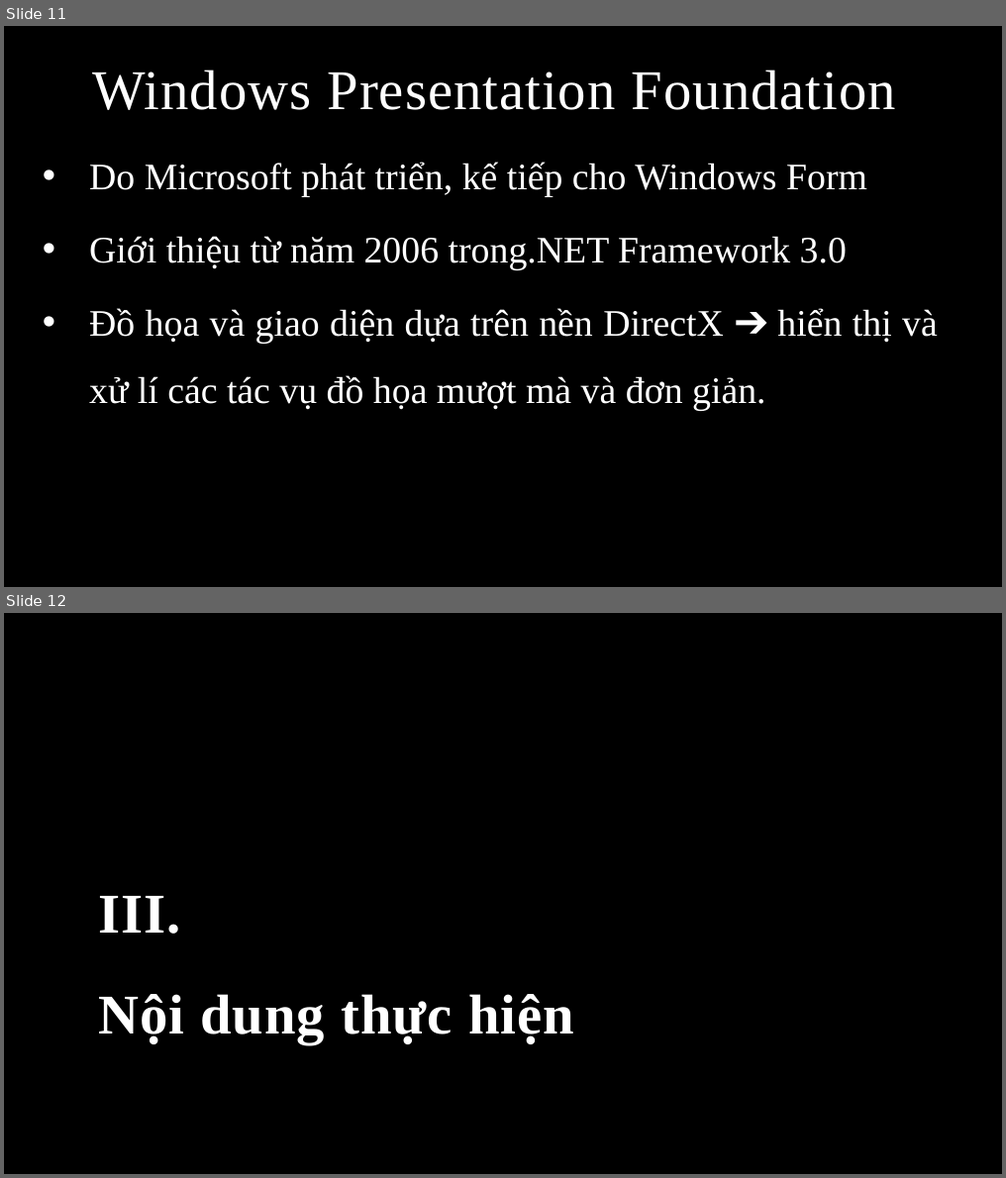
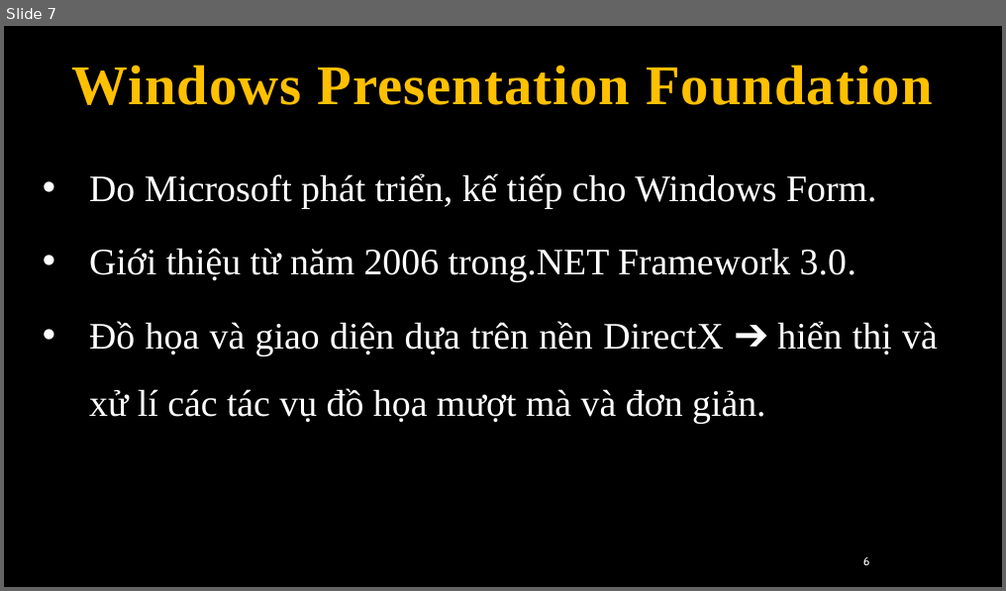
Before and after one commit to hqhoangvuong/DoAn1_CNTT, a slide deck: BaoCao.pptx. Shown one above the other, each under a label of ours: slides 11 and 12 before the commit, slide 7 after it. The pictures are 1006x1178 and 1006x591 pixels, drawn with LibreOffice and Linux fonts; fonts in the diff are those of the drawing; background and template pictures are left out. Boxes give left, top, right and bottom in pixels: in the first picture for what was removed or moved away, otherwise in the second. Text is boxed around its words. In the diff, an @@ line names an element or a change of style, - is before the commit and + after.

```diff
--- a/BaoCao.pptx
+++ b/BaoCao.pptx
@@ slide 12 removed at box(4, 613, 1002, 1174), background picture (left out) @@
@@ title removed at box(98, 896, 574, 1045) @@
-III.
-Nội dung thực hiện
@@ what was slide 11 is now slide 7 @@
@@ slide 7 changed as well @@
@@ title "Windows Presentation Foundation": place and size @@
-title "Windows Presentation Foundation" at box(92, 70, 896, 110)
+title "Windows Presentation Foundation" at box(72, 65, 932, 105)
@@ title "Windows Presentation Foundation" at box(72, 65, 932, 105): text colour #FFFFFF to #FFC000, bold on; alignment left to centre @@
@@ text "Do Microsoft phát triển, kế ...": place and size @@
-text "Do Microsoft phát triển, kế ..." at box(89, 162, 938, 411)
+text "Do Microsoft phát triển, kế ..." at box(89, 174, 938, 424)
@@ text at box(89, 174, 876, 282): text changed @@
-• Do Microsoft phát triển, kế tiếp cho Windows Form
-• Giới thiệu từ năm 2006 trong.NET Framework 3.0
+• Do Microsoft phát triển, kế tiếp cho Windows Form.
+• Giới thiệu từ năm 2006 trong.NET Framework 3.0.
@@ page number added at box(863, 558, 870, 566), 11 pt, text #FFFFFF @@
+6
```
Also in this commit, not shown: 14 other slides changed, 7 other slides removed, 4 other files.
